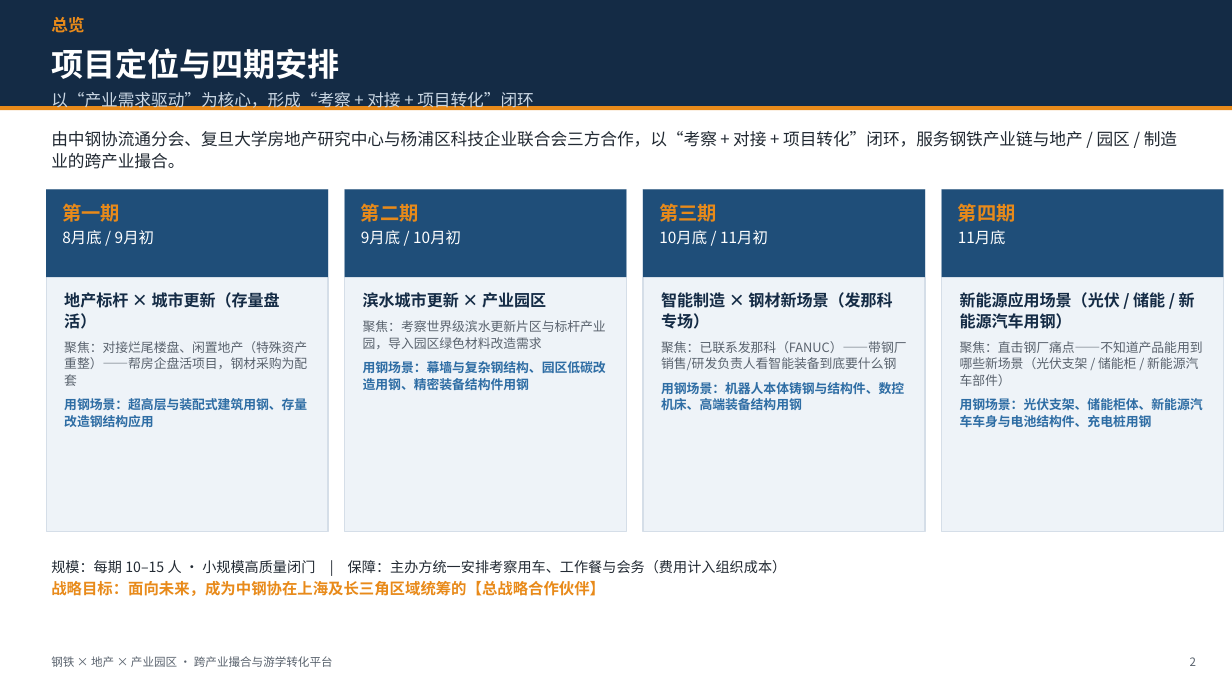
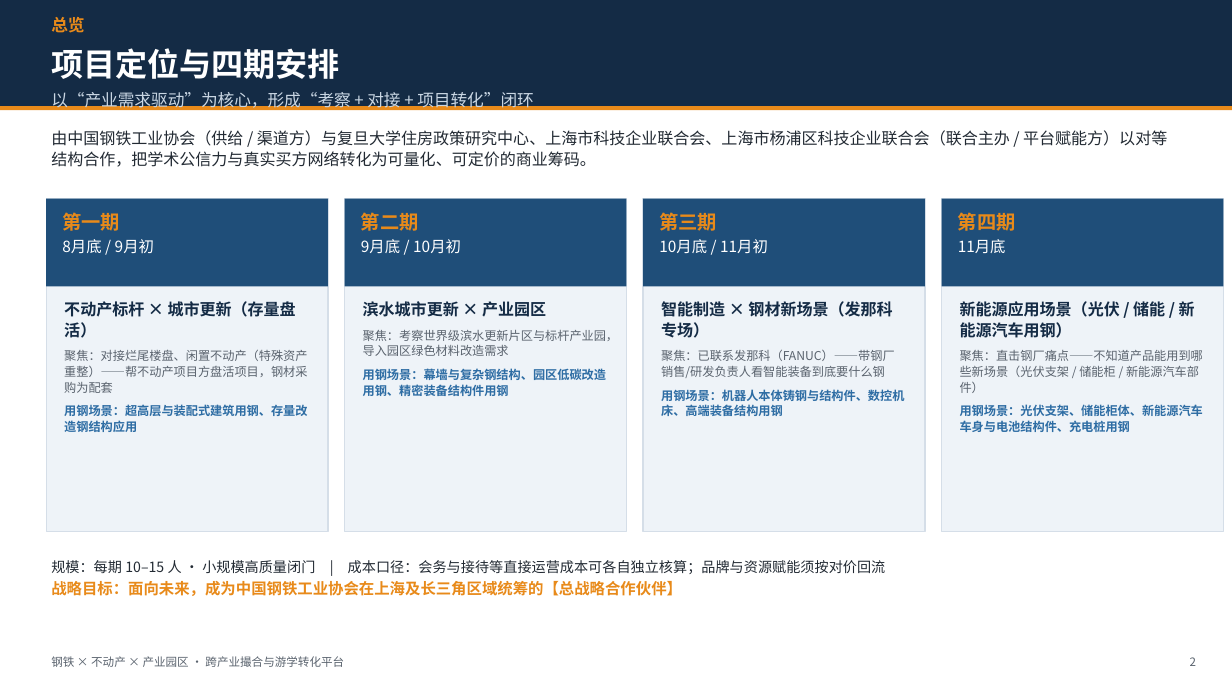
Before and after one commit to hujigang2010-maker/AIDEN, a slide deck: slide 2 of output/中钢协_上海长三角产业研学考察计划与合作框架.pptx. Drawn at 1232x693 pixels with LibreOffice and Linux fonts; fonts in the diff are those of the drawing. Boxes give left, top, right and bottom in pixels: in the first picture for what was removed or moved away, otherwise in the second. Text is boxed around its words. In the diff, an @@ line names an element or a change of style, - is before the commit and + after.

```diff
--- a/output/中钢协_上海长三角产业研学考察计划与合作框架.pptx
+++ b/output/中钢协_上海长三角产业研学考察计划与合作框架.pptx
@@ text at (51,130,1167,167): text changed; size 13 to 12.5 pt @@
-由中钢协流通分会、复旦大学房地产研究中心与杨浦区科技企业联合会三方合作，以“考察 + 对接 + 项目转化”闭环，服务钢铁产业链与地产 / 园区 / 制造业的跨产业撮合。
+由中国钢铁工业协会（供给 / 渠道方）与复旦大学住房政策研究中心、上海市科技企业联合会、上海市杨浦区科技企业联合会（联合主办 / 平台赋能方）以对等结构合作，把学术公信力与真实买方网络转化为可量化、可定价的商业筹码。
@@ rectangle: place and size @@
-rectangle at (46,189,328,531)
+rectangle at (46,199,328,531)
@@ rectangle: place and size @@
-rectangle at (345,189,627,531)
+rectangle at (345,199,627,531)
@@ rectangle: place and size @@
-rectangle at (643,189,925,531)
+rectangle at (643,199,925,531)
@@ 4 texts, 4 rectangles: place and size @@
-4 texts, 4 rectangles at (46,189,1224,277)
+4 texts, 4 rectangles at (46,199,1224,287)
@@ rectangle: place and size @@
-rectangle at (942,189,1224,531)
+rectangle at (942,199,1224,531)
@@ text "不动产标杆 × 城市更新（存量盘活）": place and size @@
-text "不动产标杆 × 城市更新（存量盘活）" at (64,292,307,427)
+text "不动产标杆 × 城市更新（存量盘活）" at (64,301,307,432)
@@ text "滨水城市更新 × 产业园区": place and size @@
-text "滨水城市更新 × 产业园区" at (363,292,606,390)
+text "滨水城市更新 × 产业园区" at (363,301,618,396)
@@ text "智能制造 × 钢材新场景（发那科专场）": place and size @@
-text "智能制造 × 钢材新场景（发那科专场）" at (661,290,906,410)
+text "智能制造 × 钢材新场景（发那科专场）" at (661,299,904,416)
@@ text "新能源应用场景（光伏 / 储能 / 新能源汽车用钢）": place and size @@
-text "新能源应用场景（光伏 / 储能 / 新能源汽车用钢）" at (960,290,1203,427)
+text "新能源应用场景（光伏 / 储能 / 新能源汽车用钢）" at (960,299,1203,432)
@@ text at (64,301,307,393): text changed; size 10 to 9.5 pt @@
-地产标杆 × 城市更新（存量盘活）
-聚焦：对接烂尾楼盘、闲置地产（特殊资产重整）——帮房企盘活项目，钢材采购为配套
+不动产标杆 × 城市更新（存量盘活）
+聚焦：对接烂尾楼盘、闲置不动产（特殊资产重整）——帮不动产项目方盘活项目，钢材采购为配套
@@ text at (363,330,618,396): size 10 to 9.5 pt in "聚焦：考察世界级滨水更新片区与标杆产业园，导入园区绿色材料改造需求", "用钢场景：幕墙与复杂钢结构、园区低碳改造用钢、精密装备结构件用钢" @@
@@ text at (661,350,904,416): size 10 to 9.5 pt in "聚焦：已联系发那科（FANUC）——带钢厂销售/研发负责人看智能装备到底要什么钢", "用钢场景：机器人本体铸钢与结构件、数控机床、高端装备结构用钢" @@
@@ text at (960,350,1203,432): size 10 to 9.5 pt in "聚焦：直击钢厂痛点——不知道产品能用到哪些新场景（光伏支架 / 储能柜 / 新能源汽车部件）", "用钢场景：光伏支架、储能柜体、新能源汽车车身与电池结构件、充电桩用钢" @@
@@ text at (64,404,307,432): size 10 to 9.5 pt in "用钢场景：超高层与装配式建筑用钢、存量改造钢结构应用" @@
@@ text at (51,560,886,596): text changed @@
-规模：每期 10–15 人 · 小规模高质量闭门 | 保障：主办方统一安排考察用车、工作餐与会务（费用计入组织成本）
-战略目标：面向未来，成为中钢协在上海及长三角区域统筹的【总战略合作伙伴】
+规模：每期 10–15 人 · 小规模高质量闭门 | 成本口径：会务与接待等直接运营成本可各自独立核算；品牌与资源赋能须按对价回流
+战略目标：面向未来，成为中国钢铁工业协会在上海及长三角区域统筹的【总战略合作伙伴】
@@ text at (51,656,344,667): text changed @@
-钢铁 × 地产 × 产业园区 · 跨产业撮合与游学转化平台
+钢铁 × 不动产 × 产业园区 · 跨产业撮合与游学转化平台
```
Also in this commit, not shown: 7 other slides changed, 8 slides added, 4 slides removed, 5 other files.
